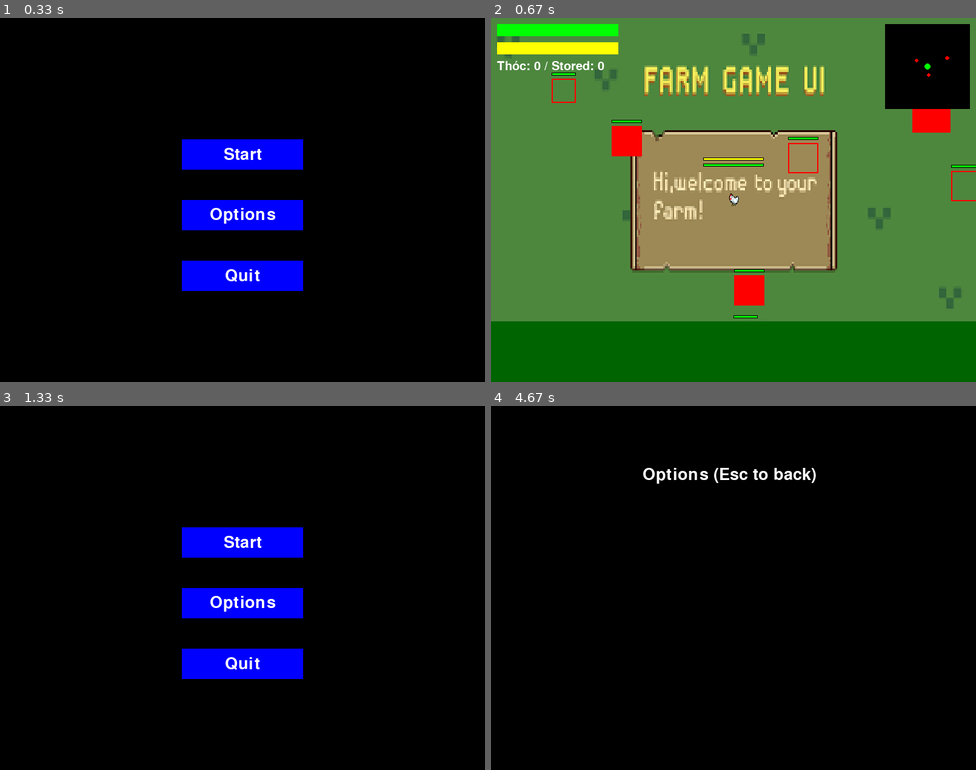
Above: before the commit, frames 1-4 (two rows, left to right).
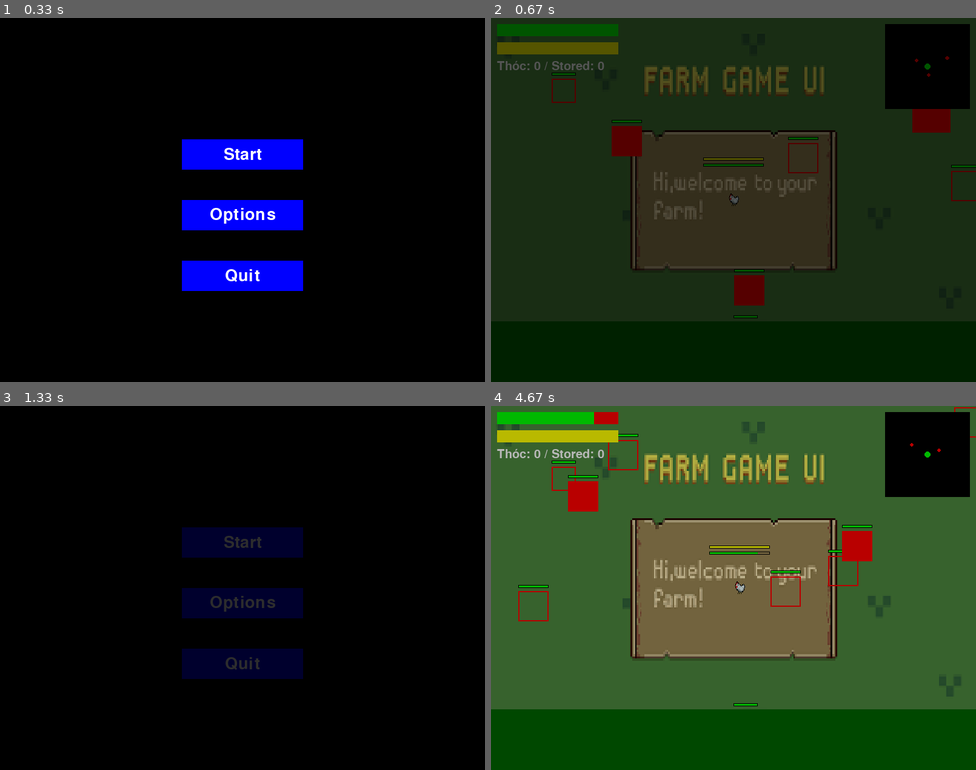
Above: after the commit, the same moments.

Repository: Zakihung/The-Chickening
Game: pygame game, started from main.py
The game is run twice, just before and just after one commit, with the same random seed, the same clock (stepped at 60 frames per second) and the same inputs.
Inputs (mouse positions are in pixels of both pictures, inside the frame that each line leads up to):
- Up to frame 1 (0.33 s): no input
- Up to frame 2 (0.67 s): press the mouse at (733, 156) at 0.37 s; move the mouse to (655, 221) at 0.47 s; release the mouse at (583, 287) at 0.6 s
- Up to frame 3 (1.33 s): hold P 0.67-1.13 s; hold Right 0.67-1.13 s; move the mouse to (315, 460) at 0.7 s; hold Esc from 1.17 s (still down); hold Right from 1.17 s (still down); move the mouse to (82, 460) at 1.2 s
- Up to frame 4 (4.67 s): release Esc at 1.63 s; release Right at 1.63 s; press the mouse at (733, 602) at 1.7 s; move the mouse to (655, 631) at 1.8 s; release the mouse at (573, 660) at 1.93 s; click (689, 715) at 2.05 s; press the mouse at (733, 602) at 2.37 s; move the mouse to (767, 551) at 2.47 s; release the mouse at (801, 500) at 2.6 s; click (733, 595) at 2.72 s; press the mouse at (733, 533) at 3.03 s; move the mouse to (757, 493) at 3.13 s; release the mouse at (782, 453) at 3.27 s; press the mouse at (733, 595) at 3.37 s; move the mouse to (675, 624) at 3.47 s; release the mouse at (617, 653) at 3.6 s; press the mouse at (733, 726) at 3.7 s; move the mouse to (777, 638) at 3.8 s; release the mouse at (820, 558) at 3.93 s; press the mouse at (733, 544) at 4.03 s; move the mouse to (680, 624) at 4.13 s; release the mouse at (626, 704) at 4.27 s; hold R from 4.33 s (still down); hold Right from 4.33 s (still down); move the mouse to (699, 518) at 4.37 s

Frame 1 is identical in both runs. In frame 2, 95% of the frame differs, in the area x 0-100%, y 0-100%; in frame 3, 6.2%; in frame 4, 95%.

Commit message:
Update code to Day 80 consistency, full refine game_over.py và state transitions

Diff:
--- /dev/null
+++ b/highscores.json
@@ -0,0 +1 @@
+{"highscores": [0, 0, 0, 0, 0]}
--- a/main.py
+++ b/main.py
@@ -5,6 +5,7 @@
 from modules.screens.game_screen import GameScreen
 from modules.screens.main_menu import MainMenu
 from modules.screens.game_over import GameOver
+from modules.screens.options import Options
 from modules.managers.sound_manager import SoundManager
 
 def main():
@@ -20,6 +21,10 @@
     main_menu = MainMenu(screen)
     game_screen = None
     game_over = None
+    options = None
+    fade_surface = pygame.Surface((SCREEN_WIDTH, SCREEN_HEIGHT)).convert_alpha()
+    fade_alpha = 0
+    fade_speed = 5  # Alpha change per frame
 
     while running:
         delta_time = clock.get_time() / 1000.0
@@ -32,36 +37,51 @@
         if keys[pygame.K_ESCAPE]:
             if state == 'game' or state == 'options' or state == 'game_over':
                 state = 'menu'
+                fade_alpha = 255  # Start fade
 
         if state == 'menu':
             action = main_menu.update(events)
             if action == 'start':
                 state = 'game'
                 game_screen = GameScreen(screen, sound_manager)
+                fade_alpha = 255
             elif action == 'options':
                 state = 'options'
+                options = Options(screen, sound_manager)
+                fade_alpha = 255
             elif action == 'quit':
                 running = False
             main_menu.draw()
         elif state == 'game':
-            game_screen.update(delta_time, keys, events)  # Sửa: Add events as arg
+            game_screen.update(delta_time, keys, events)
             game_screen.draw_background()
             if not game_screen.player.alive:
                 state = 'game_over'
-                game_over = GameOver(screen)
+                game_over = GameOver(screen, game_screen.score)
+                fade_alpha = 255
         elif state == 'options':
-            # Placeholder options: Esc back
-            screen.fill(COLOR_BLACK)
-            title = pygame.font.SysFont(None, 40).render('Options (Esc to back)', True, COLOR_WHITE)
-            screen.blit(title, (SCREEN_WIDTH//2 - 150, 100))
+            action = options.update(events)
+            if action == 'back':
+                state = 'menu'
+                fade_alpha = 255
+            options.draw()
         elif state == 'game_over':
             action = game_over.update(events)
             if action == 'restart':
                 state = 'game'
                 game_screen = GameScreen(screen, sound_manager)
+                fade_alpha = 255
             elif action == 'quit':
                 running = False
             game_over.draw()
+
+        # Fade transition if alpha >0
+        if fade_alpha > 0:
+            fade_surface.fill((0, 0, 0, fade_alpha))
+            screen.blit(fade_surface, (0, 0))
+            fade_alpha -= fade_speed
+            if fade_alpha < 0:
+                fade_alpha = 0
 
         pygame.display.flip()
         clock.tick(FPS)
--- a/modules/entities/player.py
+++ b/modules/entities/player.py
@@ -68,7 +68,7 @@
         self.dodge_chance = 0.0
         self.chuong_level = 0
         self.regen_hp = 0
-        self.shop_discount = 0.0  # Updated on upgrade
+        self.shop_discount = 0.0
         self.mission_progress = {'kill_runner': 0, 'destroy_spawn': 0, 'collect_thoc': 0}
 
     def update(self, delta_time, keys):
@@ -171,6 +171,10 @@
             self.bomb_regen_timer = 0
 
         self.eggnergy = min(self.eggnergy + 10 * delta_time, EGGNERGY_MAX)
+
+        # Regen HP in safe_zone (placeholder if self.safe_zone, but since no, on key R test)
+        if keys[pygame.K_r]:
+            self.hp = min(self.hp + self.regen_hp * delta_time, self.max_hp)
 
         if self.hp <= 0 and self.alive:
             self.alive = False
--- a/modules/screens/game_over.py
+++ b/modules/screens/game_over.py
@@ -1,18 +1,35 @@
 # modules/screens/game_over.py
 import pygame
+import json
 from modules.utils.constants import SCREEN_WIDTH, SCREEN_HEIGHT, COLOR_BLACK, COLOR_WHITE, COLOR_RED
 
 class GameOver:
-    def __init__(self, screen):
+    def __init__(self, screen, score=0):
         """
-        Màn game over: Buttons restart, quit.
+        Màn game over: Buttons restart, quit, highscore.
         """
         self.screen = screen
+        self.score = score
         self.buttons = [
             {'text': 'Restart', 'rect': pygame.Rect(SCREEN_WIDTH//2 - 100, 200, 200, 50), 'action': 'restart'},
             {'text': 'Quit', 'rect': pygame.Rect(SCREEN_WIDTH//2 - 100, 300, 200, 50), 'action': 'quit'}
         ]
         self.font = pygame.font.SysFont(None, 40)
+        self.highscores = self.load_highscores()
+        self.update_highscores()
+
+    def load_highscores(self):
+        try:
+            with open('highscores.json', 'r') as f:
+                return json.load(f).get('highscores', [])
+        except (FileNotFoundError, json.JSONDecodeError):
+            return []
+
+    def update_highscores(self):
+        self.highscores.append(self.score)
+        self.highscores = sorted(self.highscores, reverse=True)[:5]  # Top 5
+        with open('highscores.json', 'w') as f:
+            json.dump({'highscores': self.highscores}, f)
 
     def update(self, events):
         """Handle click return action."""
@@ -28,9 +45,17 @@
         """Draw game over."""
         self.screen.fill(COLOR_RED)
         title = self.font.render('Game Over!', True, COLOR_WHITE)
-        self.screen.blit(title, (SCREEN_WIDTH//2 - 100, 100))  # Sửa: self.screen.blit
+        self.screen.blit(title, (SCREEN_WIDTH//2 - 100, 100))
+        score_text = self.font.render(f'Score: {self.score}', True, COLOR_WHITE)
+        self.screen.blit(score_text, (SCREEN_WIDTH//2 - 100, 150))
         for button in self.buttons:
             pygame.draw.rect(self.screen, COLOR_BLACK, button['rect'])
             text = self.font.render(button['text'], True, COLOR_WHITE)
             text_rect = text.get_rect(center=button['rect'].center)
             self.screen.blit(text, text_rect)
+        # Highscores
+        hs_title = self.font.render('Highscores:', True, COLOR_WHITE)
+        self.screen.blit(hs_title, (SCREEN_WIDTH//2 - 100, 400))
+        for i, hs in enumerate(self.highscores):
+            hs_text = self.font.render(f'{i+1}. {hs}', True, COLOR_WHITE)
+            self.screen.blit(hs_text, (SCREEN_WIDTH//2 - 100, 450 + i*30))
--- a/modules/screens/game_screen.py
+++ b/modules/screens/game_screen.py
@@ -20,24 +20,26 @@
         self.hud = Hud(self.screen, self.player, self.level_manager.enemies)
         self.paused = False
         self.safe_zone = None
-        self.font = pygame.font.SysFont(None, 50)  # For paused text
+        self.font = pygame.font.SysFont(None, 50)
+        self.score = 0  # Score calc
+        self.kills = 0  # For score/kills
 
     def update(self, delta_time, keys, events):
         """Update with events for safe_zone."""
-        if keys[pygame.K_p]:  # Toggle pause
+        if keys[pygame.K_p]:
             self.paused = not self.paused
 
         if self.paused:
-            return  # No update if paused
+            return
 
         if keys[pygame.K_s] and not self.safe_zone:
-            self.safe_zone = SafeZone(self.screen, self.player)
+            self.safe_zone = SafeZone(self.screen, self.player, self.item_manager, self.skills)  # Pass item/skills if need
 
         if self.safe_zone:
             action = self.safe_zone.update(events)
             if action == 'back' or keys[pygame.K_ESCAPE]:
                 self.safe_zone = None
-            return  # No other update in safe_zone
+            return
 
         self.player.update(delta_time, keys)
         self.level_manager.update(delta_time, self.player)
@@ -49,10 +51,12 @@
         self.resources.extend(self.player.dropped_resources)
         self.player.dropped_resources.clear()
 
-        # Equip from inventory on key E
         if keys[pygame.K_e] and self.player.inventory:
-            item_id = self.player.inventory.pop(0)  # Equip first
+            item_id = self.player.inventory.pop(0)
             self.item_manager.equip_item(self.player, item_id)
+
+        # Score update placeholder (on kill/collect/clear)
+        self.score = self.player.thoc_collected + self.player.thoc_stored + (self.level_manager.current_level * 100) + (self.kills * 10)
 
     def draw_background(self):
         self.screen.fill(self.background_color)
@@ -61,7 +65,7 @@
         for res in self.resources:
             res.draw(self.screen)
         self.hud.draw()
-        pygame.draw.rect(self.screen, (0, 100, 0), (0, SCREEN_HEIGHT - 100, SCREEN_WIDTH, 100))  # Grass placeholder
+        pygame.draw.rect(self.screen, (0, 100, 0), (0, SCREEN_HEIGHT - 100, SCREEN_WIDTH, 100))
 
         if self.paused:
             paused_text = self.font.render('Paused', True, COLOR_WHITE)
--- /dev/null
+++ b/modules/screens/options.py
@@ -0,0 +1,67 @@
+import pygame
+
+from modules.utils.constants import SCREEN_WIDTH, COLOR_BLACK, COLOR_WHITE, COLOR_RED, COLOR_BLUE
+
+
+class Options:
+    def __init__(self, screen, sound_manager):
+        """
+        Options screen: Vol sliders music/sfx, back.
+        """
+        self.screen = screen
+        self.sound_manager = sound_manager
+        self.buttons = [
+            {'text': 'Back', 'rect': pygame.Rect(SCREEN_WIDTH//2 - 100, 500, 200, 50), 'action': 'back'}
+        ]
+        self.font = pygame.font.SysFont(None, 40)
+        self.music_slider = pygame.Rect(SCREEN_WIDTH//2 - 100, 200, 200, 20)  # Placeholder slider
+        self.sfx_slider = pygame.Rect(SCREEN_WIDTH//2 - 100, 300, 200, 20)
+        self.dragging_music = False
+        self.dragging_sfx = False
+
+    def update(self, events):
+        for event in events:
+            if event.type == pygame.MOUSEBUTTONDOWN:
+                mouse_pos = pygame.mouse.get_pos()
+                if self.music_slider.collidepoint(mouse_pos):
+                    self.dragging_music = True
+                if self.sfx_slider.collidepoint(mouse_pos):
+                    self.dragging_sfx = True
+                for button in self.buttons:
+                    if button['rect'].collidepoint(mouse_pos):
+                        return button['action']
+            elif event.type == pygame.MOUSEBUTTONUP:
+                self.dragging_music = False
+                self.dragging_sfx = False
+            elif event.type == pygame.MOUSEMOTION:
+                if self.dragging_music:
+                    x = min(max(event.pos[0], self.music_slider.x), self.music_slider.x + self.music_slider.width)
+                    vol = (x - self.music_slider.x) / self.music_slider.width
+                    self.sound_manager.music_volume = vol
+                    self.sound_manager.play_music('music_wave.mp3', vol)  # Update
+                if self.dragging_sfx:
+                    x = min(max(event.pos[0], self.sfx_slider.x), self.sfx_slider.x + self.sfx_slider.width)
+                    vol = (x - self.sfx_slider.x) / self.sfx_slider.width
+                    self.sound_manager.sfx_volume = vol
+
+        return None
+
+    def draw(self):
+        self.screen.fill(COLOR_BLACK)
+        # Music slider
+        pygame.draw.rect(self.screen, COLOR_WHITE, self.music_slider)
+        music_handle_x = self.music_slider.x + (self.sound_manager.music_volume * self.music_slider.width)
+        pygame.draw.circle(self.screen, COLOR_RED, (music_handle_x, self.music_slider.centery), 10)
+        music_text = self.font.render('Music Volume', True, COLOR_WHITE)
+        self.screen.blit(music_text, (self.music_slider.x, self.music_slider.y - 30))
+        # SFX slider
+        pygame.draw.rect(self.screen, COLOR_WHITE, self.sfx_slider)
+        sfx_handle_x = self.sfx_slider.x + (self.sound_manager.sfx_volume * self.sfx_slider.width)
+        pygame.draw.circle(self.screen, COLOR_RED, (sfx_handle_x, self.sfx_slider.centery), 10)
+        sfx_text = self.font.render('SFX Volume', True, COLOR_WHITE)
+        self.screen.blit(sfx_text, (self.sfx_slider.x, self.sfx_slider.y - 30))
+        for button in self.buttons:
+            pygame.draw.rect(self.screen, COLOR_BLUE, button['rect'])
+            text = self.font.render(button['text'], True, COLOR_WHITE)
+            text_rect = text.get_rect(center=button['rect'].center)
+            self.screen.blit(text, text_rect)
